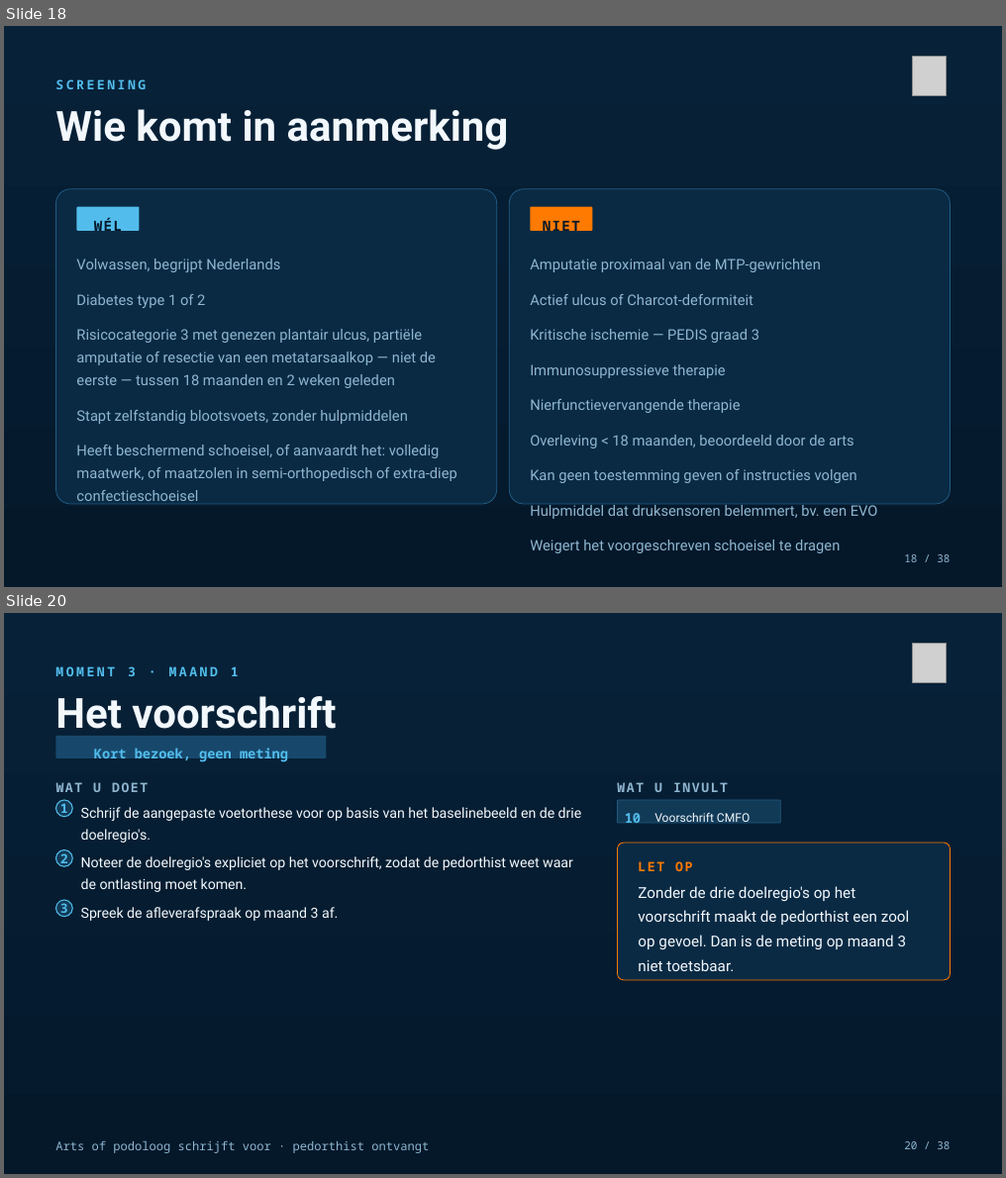
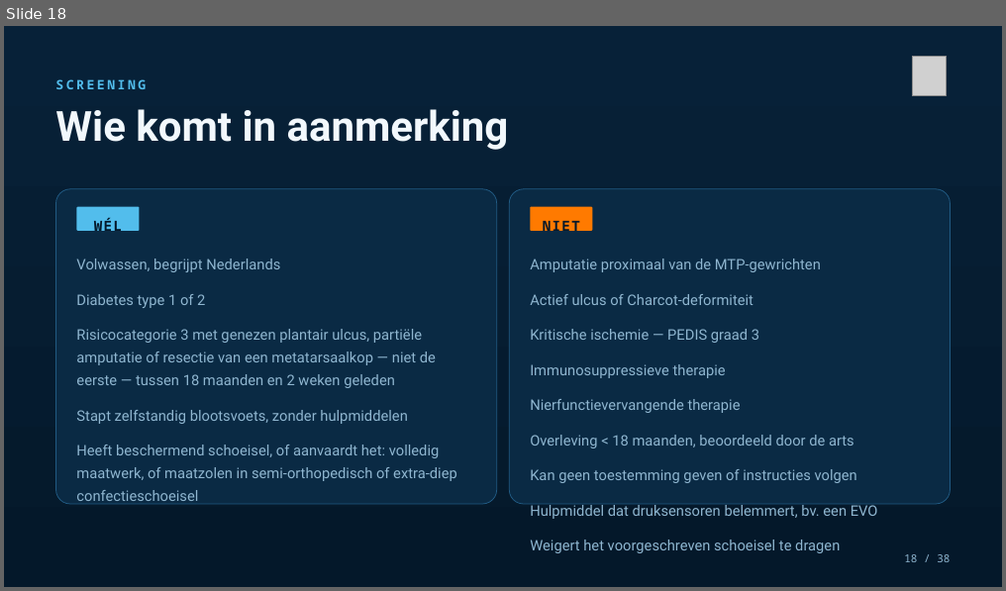
Before and after one commit to Dellfs/paradise-project, a slide deck: PARADISE_presentatie/PARADISE_opleidingssessie_voetklinieken.pptx. Shown one above the other, each under a label of ours: slides 18 and 20 before the commit, slide 18 after it; the slides between them are not shown. The pictures are 1006x1178 and 1006x591 pixels, drawn with LibreOffice and Linux fonts; fonts in the diff are those of the drawing; grey boxes stand for pictures. Boxes give left, top, right and bottom in pixels: in the first picture for what was removed or moved away, otherwise in the second. Text is boxed around its words. In the diff, an @@ line names an element or a change of style, - is before the commit and + after.

```diff
--- a/PARADISE_presentatie/PARADISE_opleidingssessie_voetklinieken.pptx
+++ b/PARADISE_presentatie/PARADISE_opleidingssessie_voetklinieken.pptx
@@ slide 20 removed at [4, 613, 1002, 1174], background #FFFFFF @@
@@ rectangle removed at [4, 613, 1002, 1174] @@
@@ text removed at [55, 666, 239, 676] @@
-MOMENT 3 · MAAND 1
@@ picture removed at [912, 643, 946, 682] @@
@@ text removed at [55, 696, 336, 738] @@
-Het voorschrift
@@ rounded rectangle removed at [55, 736, 326, 759] @@
@@ text removed at [94, 748, 288, 763] @@
-Kort bezoek, geen meting
@@ text removed at [56, 782, 148, 792] @@
-WAT U DOET
@@ text removed at [617, 782, 728, 792] @@
-WAT U INVULT
@@ ellipse removed at [55, 800, 72, 817] @@
@@ text removed at [60, 801, 68, 817] @@
-1
@@ text removed at [81, 807, 582, 843] @@
-Schrijf de aangepaste voetorthese voor op basis van het baselinebeeld en de drie doelregio's.
@@ rounded rectangle removed at [617, 800, 780, 823] @@
@@ text removed at [625, 813, 641, 823] @@
-10
@@ text removed at [654, 813, 749, 822] @@
-Voorschrift CMFO
@@ rounded rectangle removed at [617, 843, 949, 980] @@
@@ ellipse removed at [55, 851, 72, 866] @@
@@ text removed at [60, 851, 68, 867] @@
-2
@@ text removed at [81, 857, 573, 892] @@
-Noteer de doelregio's expliciet op het voorschrift, zodat de pedorthist weet waar de ontlasting moet komen.
@@ text removed at [638, 861, 692, 871] @@
-LET OP
@@ ellipse removed at [55, 900, 72, 917] @@
@@ text removed at [60, 901, 68, 918] @@
-3
@@ text removed at [81, 907, 338, 921] @@
-Spreek de afleverafspraak op maand 3 af.
@@ text removed at [638, 886, 910, 971] @@
-Zonder de drie doelregio's op het voorschrift maakt de pedorthist een zool op gevoel. Dan is de meting op maand 3 niet toetsbaar.
@@ text removed at [55, 1142, 429, 1154] @@
-Arts of podoloog schrijft voor · pedorthist ontvangt
@@ text removed at [904, 1142, 949, 1150] @@
-20 / 38
```
Also in this commit, not shown: 8 slides changed, 1 slide added, 4 other files.
